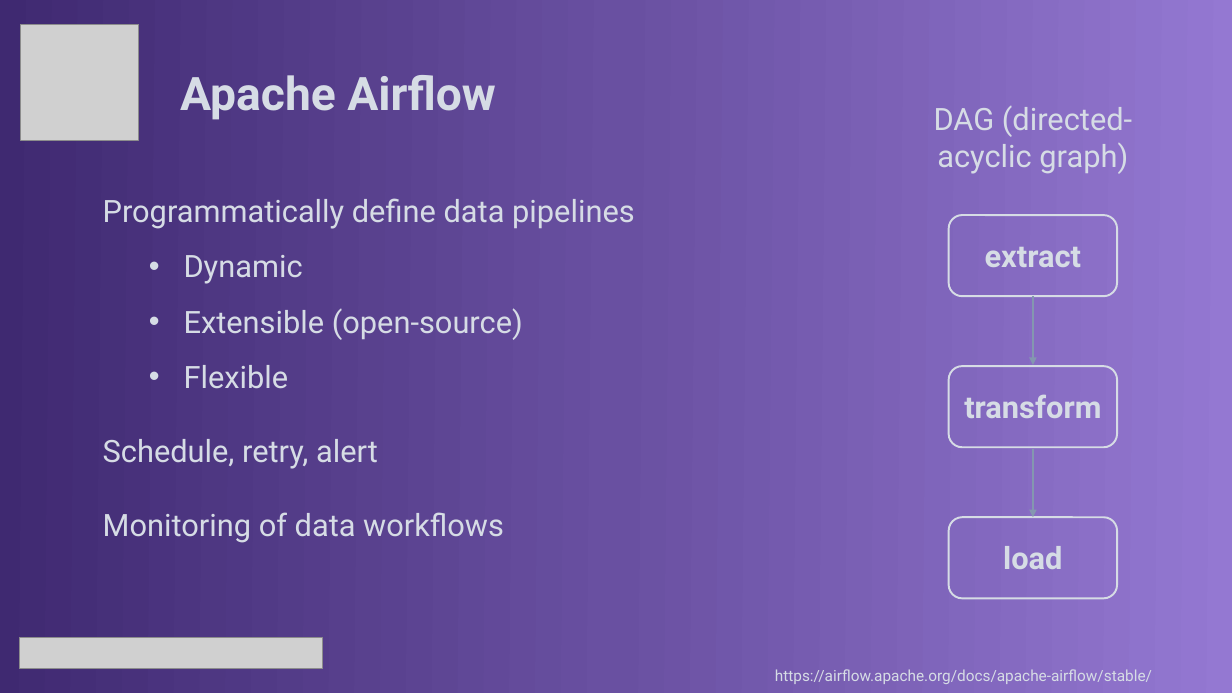
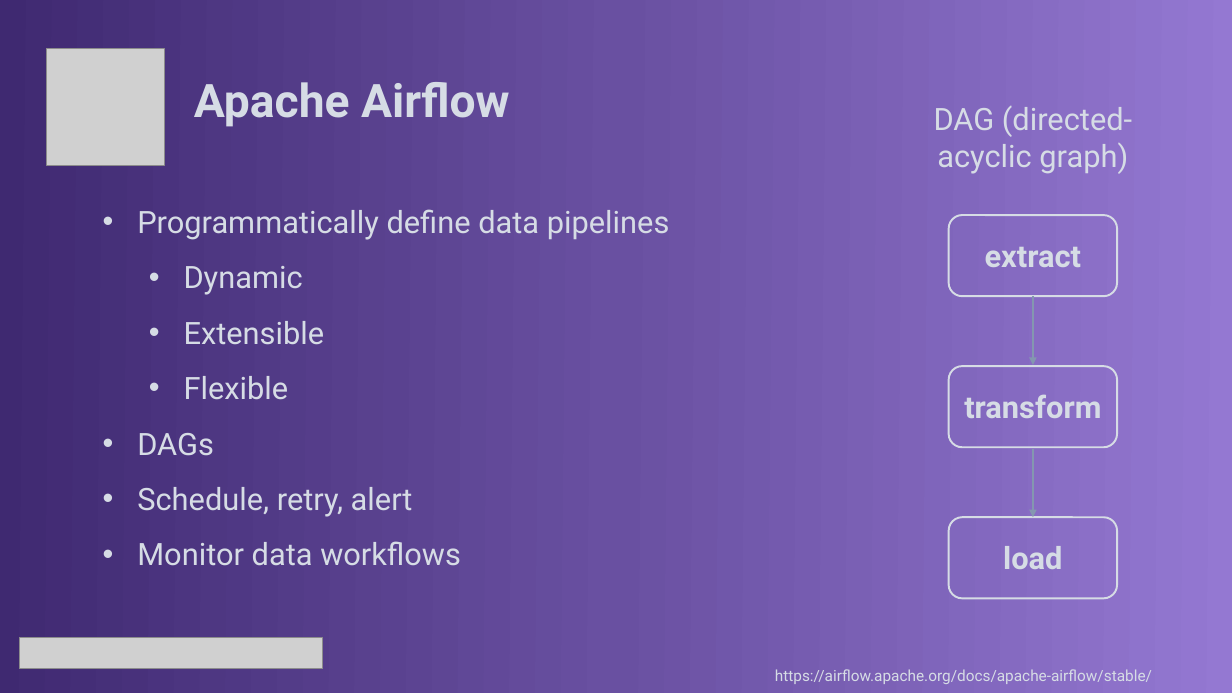
Before and after one commit to jroachgolf84/astronomer-panel-interview, a slide deck: slide 5 of documentation/Astronomer Panel Presentation.pptx (slide 4 before the commit). Drawn at 1232x693 pixels with LibreOffice and Linux fonts; fonts in the diff are those of the drawing; grey boxes stand for pictures. Boxes give left, top, right and bottom in pixels: in the first picture for what was removed or moved away, otherwise in the second. Text is boxed around its words. In the diff, an @@ line names an element or a change of style, - is before the commit and + after.

```diff
--- a/documentation/Astronomer Panel Presentation.pptx
+++ b/documentation/Astronomer Panel Presentation.pptx
@@ picture moved from (x1=20, y1=24, x2=139, y2=140) to (x1=46, y1=49, x2=165, y2=165) @@
@@ text "Apache Airflow" moved from (x1=180, y1=75, x2=495, y2=120) to (x1=194, y1=82, x2=509, y2=127) @@
@@ text "Programmatically define data pipelines" moved from (x1=103, y1=198, x2=635, y2=543) to (x1=137, y1=209, x2=670, y2=566) @@
@@ text at (x1=137, y1=209, x2=670, y2=517): bullet none to •; line spacing 2 to 1.5 @@
@@ text at (x1=184, y1=321, x2=325, y2=345): text changed @@
-  • Extensible (open-source)
+  • Extensible
@@ text at (x1=137, y1=433, x2=214, y2=456): paragraph added @@
+• DAGs
@@ text at (x1=137, y1=541, x2=461, y2=566): text changed @@
-Monitoring of data workflows
+• Monitor data workflows
```
Also in this commit, not shown: 14 other slides changed, 1 slide added, 1 other file.
